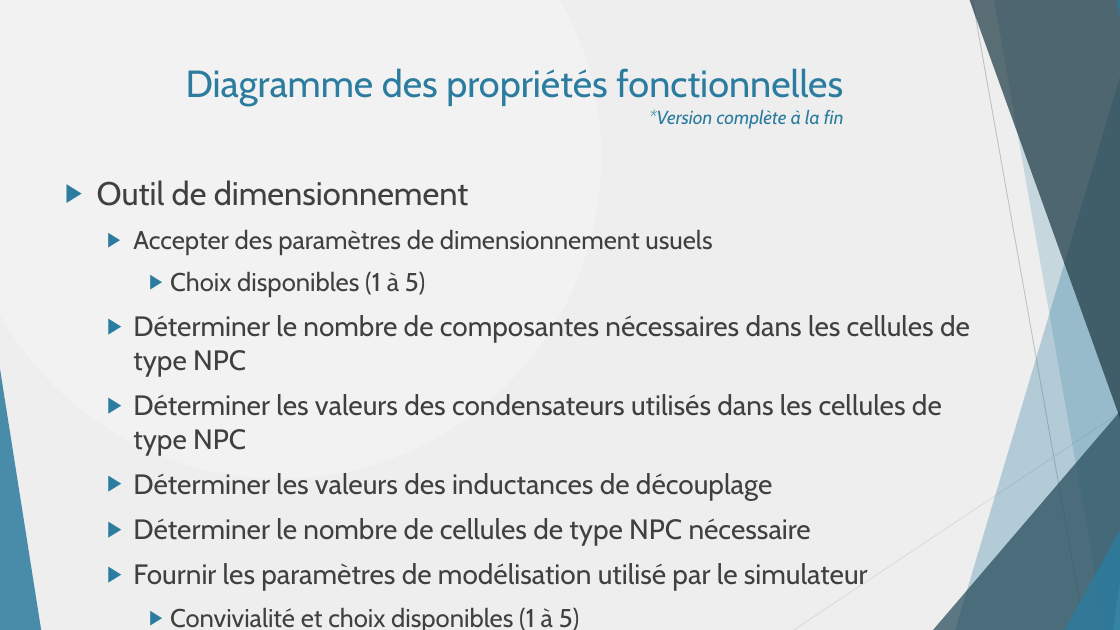
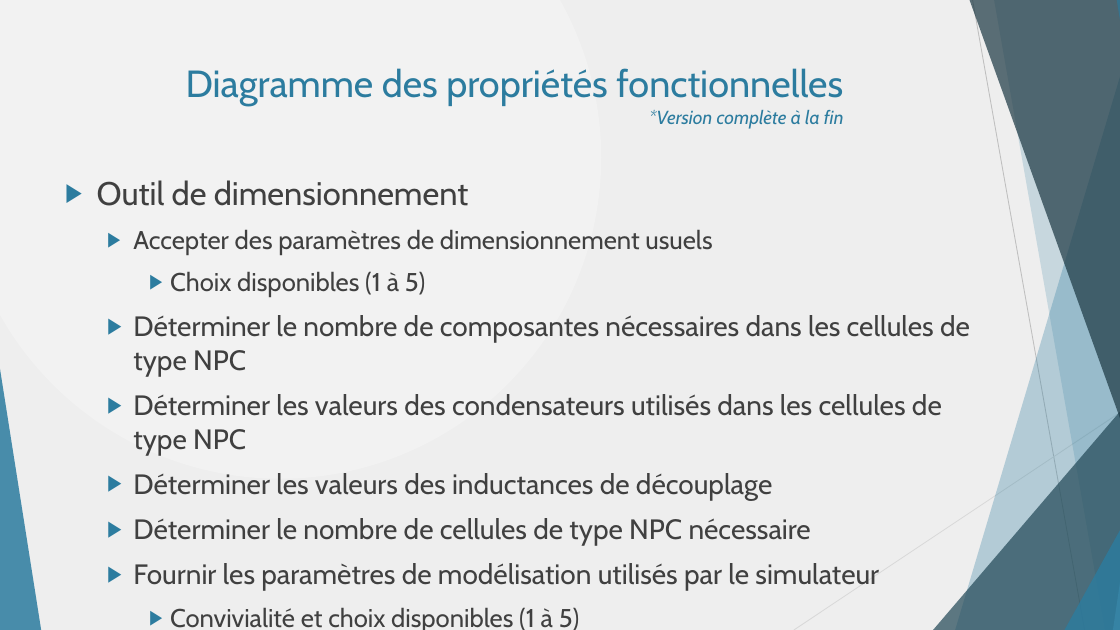
Before and after one commit to danthib76/DesignIV, a slide deck: slide 14 of Remise/Remise 1/Presentation_Remise_1.pptx. Drawn at 1120x630 pixels with LibreOffice and Linux fonts; fonts in the diff are those of the drawing. Boxes give left, top, right and bottom in pixels: in the first picture for what was removed or moved away, otherwise in the second. Text is boxed around its words. In the diff, an @@ line names an element or a change of style, - is before the commit and + after.

```diff
--- a/Remise/Remise 1/Presentation_Remise_1.pptx
+++ b/Remise/Remise 1/Presentation_Remise_1.pptx
@@ text at (133, 563, 879, 591): text changed @@
-  ▶ Fournir les paramètres de modélisation utilisé par le simulateur
+  ▶ Fournir les paramètres de modélisation utilisés par le simulateur
```
Also in this commit, not shown: 7 other slides changed, 2 slides added, 9 other files.
